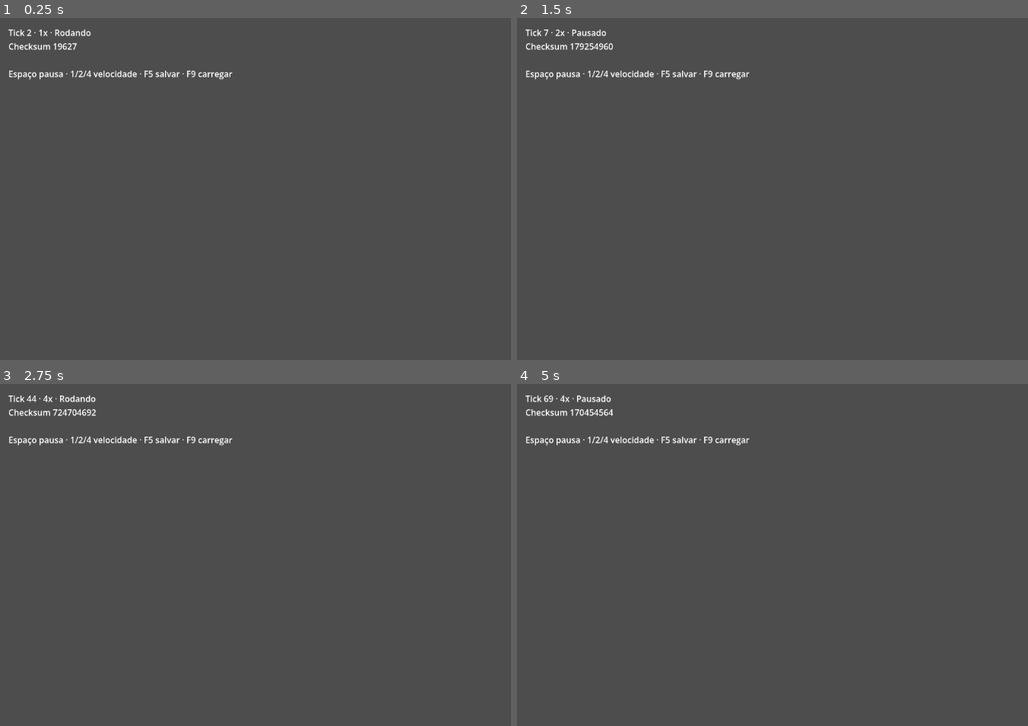
Above: before the commit, frames 1-4 (two rows, left to right).
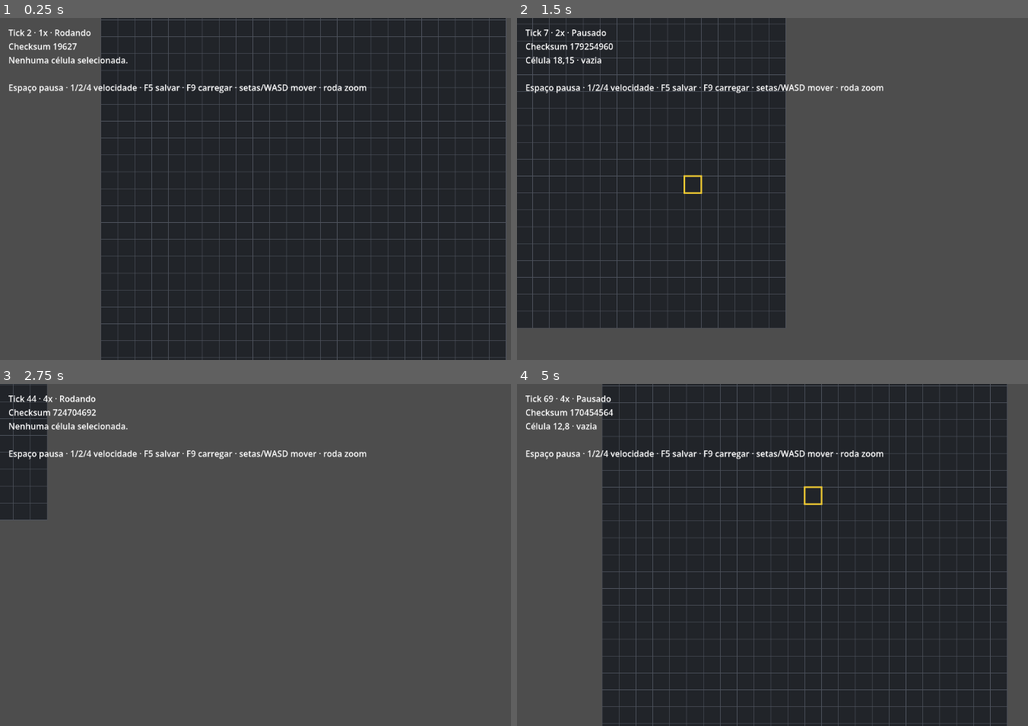
Above: after the commit, the same moments.

Repository: esterprotocol/FoundationSCP
Game: Godot game, scene res://view/main.tscn
Same seed, same stepped clock (60 frames per second), same inputs: the game is played once before the commit and once after it.
Inputs (mouse positions are in pixels of both pictures, inside the frame that each line leads up to):
- Up to frame 1 (0.25 s): no input
- Up to frame 2 (1.5 s): move the mouse to (956, 171) at 0.52 s; hold Right 0.53-1.28 s; tap 1 at 0.6 s; click (956, 171) at 0.67 s; tap Space at 0.77 s; move the mouse to (700, 206) at 1.27 s; hold Down from 1.28 s (still down); tap 2 at 1.35 s; click (700, 206) at 1.42 s
- Up to frame 3 (2.75 s): tap Space at 1.52 s; move the mouse to (362, 479) at 2.02 s; release Down at 2.03 s; hold Right from 2.03 s (still down); tap 4 at 2.1 s; click (362, 479) at 2.17 s
- Up to frame 4 (5 s): move the mouse to (792, 623) at 2.77 s; release Right at 2.78 s; hold Up 2.78-3.53 s; tap 1 at 2.85 s; click (792, 623) at 2.92 s; tap Space at 3.02, 3.77, 4.52 s; move the mouse to (1002, 606) at 3.52 s; hold Left from 3.53 s (still down); tap 2 at 3.6 s; click (1002, 606) at 3.67 s; move the mouse to (639, 503) at 4.27 s; tap 4 at 4.35 s; click (639, 503) at 4.42 s

The runs differ from the first frame. In frame 1, 74% of the frame differs, in the area x 1-99%, y 0-100%; in frame 2, 44%; in frame 3, 4.5%; in frame 4, 74%.

Commit message:
F1-01: grade 24×24, câmera e seleção de célula
- sim/grid.gd: grade de tipos de célula, limites e conversão pixel→célula, sem nós de cena.
- view/grid_view.gd: desenho da grade e seleção por clique esquerdo.
- view/main.gd: câmera com pan (setas/WASD) e zoom (roda).
- tests/test_grid.gd: verificações da grade. Validação: 44 checks, 0 falhas.
- Grade ainda não entra no save (F1-07).

Co-Authored-By: Claude Haiku 5.5 <noreply@anthropic.com>
Claude-Session: https://claude.ai/code/session_014uiVsoxXEMH4A3bRf6JUXG

Diff:
--- /dev/null
+++ b/sim/grid.gd
@@ -0,0 +1,64 @@
+class_name SimGrid
+extends RefCounted
+## Grade de células da simulação. Sem nós de cena; não importa nada de view/.
+## Guarda só o tipo de cada célula. Interpretação (acesso, capacidade, rota) vem em itens posteriores.
+
+enum CellType { EMPTY = 0, WALL = 1, DOOR = 2, OBJECT = 3 }
+
+## Sentinela devolvida por get_cell() fora da grade. Não é um tipo válido.
+const OUT_OF_BOUNDS := -1
+
+var size: Vector2i
+var _cells := PackedInt32Array()
+
+
+func _init(p_size: Vector2i = SimSettings.GRID_SIZE) -> void:
+	size = p_size
+	_cells.resize(size.x * size.y)
+	_cells.fill(CellType.EMPTY)
+
+
+func in_bounds(cell: Vector2i) -> bool:
+	return cell.x >= 0 and cell.y >= 0 and cell.x < size.x and cell.y < size.y
+
+
+func get_cell(cell: Vector2i) -> int:
+	if not in_bounds(cell):
+		return OUT_OF_BOUNDS
+	return _cells[cell.y * size.x + cell.x]
+
+
+## Devolve false e não altera nada se a célula estiver fora da grade ou o tipo for inválido.
+func set_cell(cell: Vector2i, type: int) -> bool:
+	if not in_bounds(cell) or not is_valid_type(type):
+		return false
+	_cells[cell.y * size.x + cell.x] = type
+	return true
+
+
+static func is_valid_type(type: int) -> bool:
+	return type >= CellType.EMPTY and type <= CellType.OBJECT
+
+
+## Nome exibível do tipo, para a UI. Não é usado como identificador de save.
+static func type_name(type: int) -> String:
+	match type:
+		CellType.EMPTY:
+			return "vazia"
+		CellType.WALL:
+			return "parede"
+		CellType.DOOR:
+			return "porta"
+		CellType.OBJECT:
+			return "objeto"
+	return "desconhecida"
+
+
+## Célula que contém o ponto (em pixels lógicos da grade). Pode cair fora da grade.
+static func cell_at_pixel(point: Vector2) -> Vector2i:
+	return Vector2i(floori(point.x / SimSettings.CELL_PX), floori(point.y / SimSettings.CELL_PX))
+
+
+## Canto superior esquerdo da célula, em pixels lógicos.
+static func pixel_origin(cell: Vector2i) -> Vector2:
+	return Vector2(cell) * SimSettings.CELL_PX
--- a/sim/settings.gd
+++ b/sim/settings.gd
@@ -7,3 +7,6 @@
 ## Limite por chamada de advance(): evita rajada de ticks após travamento.
 const MAX_TICKS_PER_ADVANCE := 100
 const SAVE_SCHEMA_VERSION := 1
+## F1-01: grade 24×24 de células de 32 px (medida lógica, usada também para converter cliques).
+const GRID_SIZE := Vector2i(24, 24)
+const CELL_PX := 32
--- a/sim/world.gd
+++ b/sim/world.gd
@@ -1,8 +1,9 @@
 class_name SimWorld
 extends RefCounted
-## Estado mínimo da simulação. Sem gameplay ainda: serve para provar relógio, RNG e save.
+## Estado da simulação. Relógio, RNG e checksum (F0) + grade (F1-01).
 ## Cada tick consome um valor do RNG e atualiza um checksum; dois mundos com a mesma seed
 ## e o mesmo número de ticks precisam terminar com o mesmo checksum.
+## A grade ainda não entra no save: isso é F1-07.
 
 const CHECKSUM_MOD := 1000000007
 
@@ -10,6 +11,7 @@
 var rng: SimRng
 var clock := SimClock.new()
 var checksum: int = 0
+var grid := SimGrid.new()
 
 
 func _init(p_seed: int = 1) -> void:
--- a/tests/run.gd
+++ b/tests/run.gd
@@ -6,6 +6,7 @@
 	preload("res://tests/test_clock.gd"),
 	preload("res://tests/test_world.gd"),
 	preload("res://tests/test_save.gd"),
+	preload("res://tests/test_grid.gd"),
 ]
 
 
--- /dev/null
+++ b/tests/test_grid.gd
@@ -0,0 +1,27 @@
+extends RefCounted
+## F1-01: grade 24×24, limites, tipos válidos e conversão de pixel em célula.
+
+
+func run(c: Checks) -> void:
+	var grid := SimGrid.new()
+	c.check(grid.size == Vector2i(24, 24), "grade tem 24×24 células")
+	c.check(grid.in_bounds(Vector2i(0, 0)) and grid.in_bounds(Vector2i(23, 23)), "cantos válidos estão dentro da grade")
+	c.check(not grid.in_bounds(Vector2i(24, 0)) and not grid.in_bounds(Vector2i(0, -1)), "fora da grade é rejeitado")
+	c.check(grid.get_cell(Vector2i(0, 0)) == SimGrid.CellType.EMPTY, "célula nova começa vazia")
+	c.check(grid.get_cell(Vector2i(-1, 0)) == SimGrid.OUT_OF_BOUNDS, "leitura fora da grade devolve sentinela")
+	c.check(grid.set_cell(Vector2i(5, 7), SimGrid.CellType.WALL), "define parede dentro da grade")
+	c.check(grid.get_cell(Vector2i(5, 7)) == SimGrid.CellType.WALL, "parede é lida de volta")
+	c.check(grid.get_cell(Vector2i(7, 5)) == SimGrid.CellType.EMPTY, "escrita não vaza para outra célula")
+	c.check(not grid.set_cell(Vector2i(24, 24), SimGrid.CellType.WALL), "escrita fora da grade é rejeitada")
+	c.check(not grid.set_cell(Vector2i(0, 0), 99), "tipo inválido é rejeitado")
+	c.check(grid.get_cell(Vector2i(0, 0)) == SimGrid.CellType.EMPTY, "tipo inválido não altera a célula")
+
+	c.check(SimGrid.cell_at_pixel(Vector2(0, 0)) == Vector2i(0, 0), "pixel 0,0 é a célula 0,0")
+	c.check(SimGrid.cell_at_pixel(Vector2(31.9, 31.9)) == Vector2i(0, 0), "fim da célula 0 ainda é a célula 0")
+	c.check(SimGrid.cell_at_pixel(Vector2(32, 0)) == Vector2i(1, 0), "início da célula 1")
+	c.check(SimGrid.cell_at_pixel(Vector2(-0.5, 0)) == Vector2i(-1, 0), "pixel negativo cai fora da grade")
+	c.check(SimGrid.pixel_origin(Vector2i(2, 3)) == Vector2(64, 96), "origem em pixels da célula 2,3")
+	c.check(SimGrid.type_name(SimGrid.CellType.DOOR) == "porta", "nome exibível do tipo porta")
+
+	var world := SimWorld.new(5)
+	c.check(world.grid.size == Vector2i(24, 24), "mundo possui grade 24×24")
--- /dev/null
+++ b/view/grid_view.gd
@@ -0,0 +1,49 @@
+class_name GridView
+extends Node2D
+## Apresentação da grade: desenha as células e recebe o clique de seleção.
+## Não decide regra; lê o tipo das células de SimGrid.
+
+signal selection_changed
+
+var grid: SimGrid
+var has_selection := false
+var selected := Vector2i.ZERO
+
+
+func _draw() -> void:
+	if grid == null:
+		return
+	var px := float(SimSettings.CELL_PX)
+	for y in grid.size.y:
+		for x in grid.size.x:
+			var cell := Vector2i(x, y)
+			var rect := Rect2(SimGrid.pixel_origin(cell), Vector2(px, px))
+			draw_rect(rect, _color_for(grid.get_cell(cell)))
+			draw_rect(rect, Color(0.3, 0.32, 0.36), false, 1.0)
+	if has_selection:
+		var rect := Rect2(SimGrid.pixel_origin(selected), Vector2(px, px))
+		draw_rect(rect, Color(0.95, 0.8, 0.2), false, 3.0)
+
+
+func _unhandled_input(event: InputEvent) -> void:
+	var button := event as InputEventMouseButton
+	if button == null or not button.pressed or button.button_index != MOUSE_BUTTON_LEFT:
+		return
+	var cell := SimGrid.cell_at_pixel(get_local_mouse_position())
+	has_selection = grid.in_bounds(cell)
+	if has_selection:
+		selected = cell
+	queue_redraw()
+	selection_changed.emit()
+	get_viewport().set_input_as_handled()
+
+
+func _color_for(type: int) -> Color:
+	match type:
+		SimGrid.CellType.WALL:
+			return Color(0.45, 0.45, 0.5)
+		SimGrid.CellType.DOOR:
+			return Color(0.55, 0.38, 0.2)
+		SimGrid.CellType.OBJECT:
+			return Color(0.3, 0.5, 0.35)
+	return Color(0.13, 0.14, 0.16)
--- a/view/main.gd
+++ b/view/main.gd
@@ -1,23 +1,50 @@
 extends Node2D
-## Apresentação mínima da F0: controla o relógio e mostra o estado. Nenhuma regra de simulação aqui.
+## Apresentação: relógio (F0), grade e câmera (F1-01). Nenhuma regra de simulação aqui.
+
+const PAN_SPEED := 600.0
+const ZOOM_MIN := 0.5
+const ZOOM_MAX := 3.0
+const ZOOM_STEP := 1.1
 
 var world := SimWorld.new(2026)
-var label := Label.new()
+var grid_view := GridView.new()
+var camera := Camera2D.new()
+var hud := Label.new()
 var message := ""
 
 
 func _ready() -> void:
-	label.position = Vector2(16, 16)
-	add_child(label)
+	grid_view.grid = world.grid
+	grid_view.selection_changed.connect(_refresh)
+	add_child(grid_view)
+
+	camera.position = Vector2(SimSettings.GRID_SIZE * SimSettings.CELL_PX) / 2.0
+	add_child(camera)
+	camera.make_current()
+
+	var layer := CanvasLayer.new()
+	add_child(layer)
+	hud.position = Vector2(16, 16)
+	hud.mouse_filter = Control.MOUSE_FILTER_IGNORE
+	layer.add_child(hud)
 	_refresh()
 
 
 func _process(delta: float) -> void:
 	world.advance(delta)
+	camera.position += _pan_direction() * PAN_SPEED * delta / camera.zoom.x
 	_refresh()
 
 
 func _unhandled_input(event: InputEvent) -> void:
+	var button := event as InputEventMouseButton
+	if button != null:
+		if button.pressed and button.button_index == MOUSE_BUTTON_WHEEL_UP:
+			_zoom(ZOOM_STEP)
+		elif button.pressed and button.button_index == MOUSE_BUTTON_WHEEL_DOWN:
+			_zoom(1.0 / ZOOM_STEP)
+		return
+
 	var key := event as InputEventKey
 	if key == null or not key.pressed or key.echo:
 		return
@@ -37,15 +64,42 @@
 	_refresh()
 
 
+func _pan_direction() -> Vector2:
+	var dir := Vector2.ZERO
+	if Input.is_key_pressed(KEY_LEFT) or Input.is_key_pressed(KEY_A):
+		dir.x -= 1.0
+	if Input.is_key_pressed(KEY_RIGHT) or Input.is_key_pressed(KEY_D):
+		dir.x += 1.0
+	if Input.is_key_pressed(KEY_UP) or Input.is_key_pressed(KEY_W):
+		dir.y -= 1.0
+	if Input.is_key_pressed(KEY_DOWN) or Input.is_key_pressed(KEY_S):
+		dir.y += 1.0
+	return dir.normalized()
+
+
+func _zoom(factor: float) -> void:
+	var z := clampf(camera.zoom.x * factor, ZOOM_MIN, ZOOM_MAX)
+	camera.zoom = Vector2(z, z)
+
+
 func _report(error: String, ok_text: String) -> String:
 	return ok_text if error.is_empty() else "Erro: " + error
 
 
 func _refresh() -> void:
-	label.text = "Tick %d · %dx · %s\nChecksum %d\n%s\nEspaço pausa · 1/2/4 velocidade · F5 salvar · F9 carregar" % [
+	var selection := "Nenhuma célula selecionada."
+	if grid_view.has_selection:
+		var cell := grid_view.selected
+		selection = "Célula %d,%d · %s" % [
+			cell.x,
+			cell.y,
+			SimGrid.type_name(world.grid.get_cell(cell)),
+		]
+	hud.text = "Tick %d · %dx · %s\nChecksum %d\n%s\n%s\nEspaço pausa · 1/2/4 velocidade · F5 salvar · F9 carregar · setas/WASD mover · roda zoom" % [
 		world.clock.tick,
 		world.clock.speed,
 		"Pausado" if world.clock.paused else "Rodando",
 		world.checksum,
+		selection,
 		message,
 	]
Not shown, added: sim/grid.gd.uid
Not shown, added: tests/test_grid.gd.uid
Not shown, added: view/grid_view.gd.uid
Not shown, changed: STATUS.md
